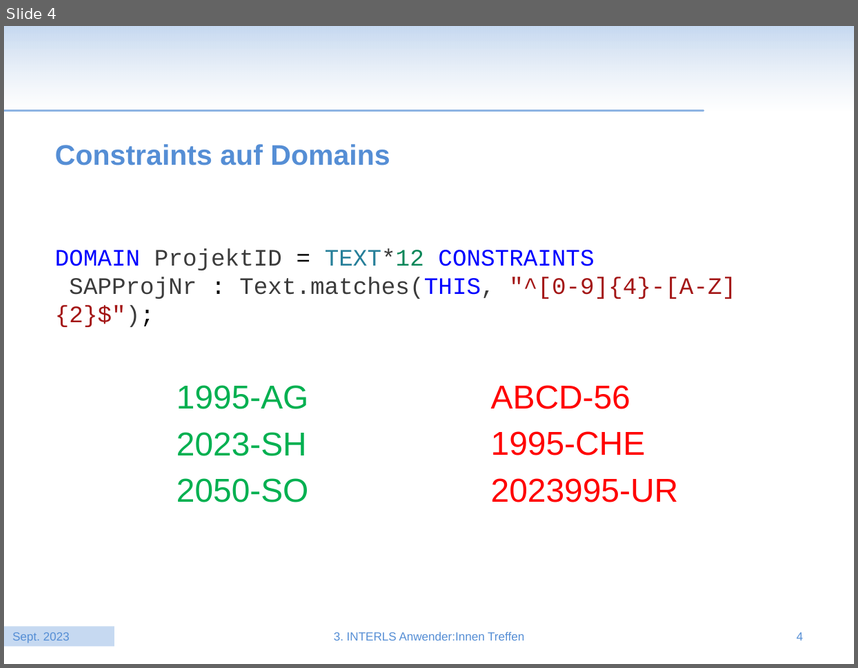
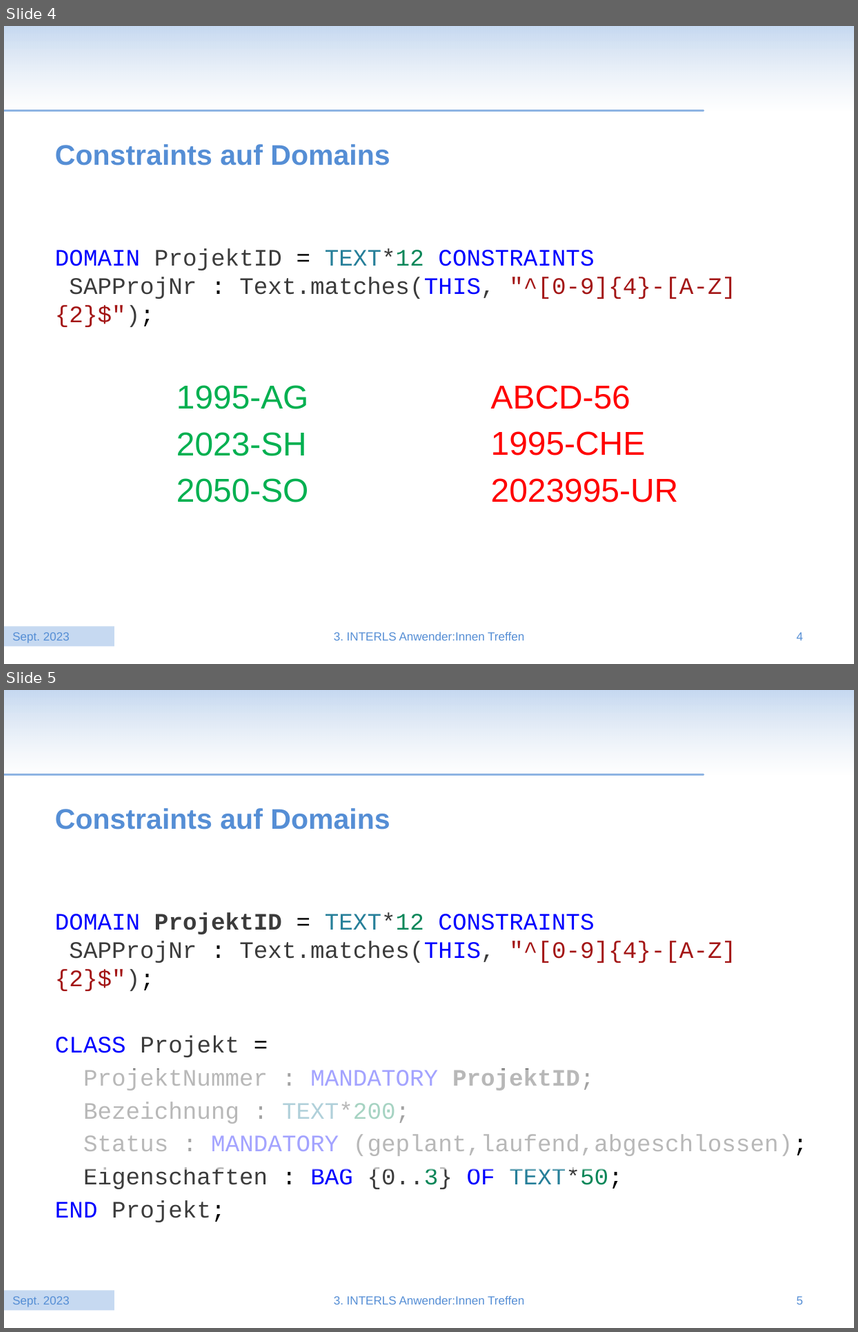
Before and after one commit to moflexch/awt3_validierung, a slide deck: vortrag/20231122_LuethiPhilipp_Neuerungen INTERLIS 2.4.pptx. Shown one above the other, each under a label of ours: slide 4 before the commit, slides 4 and 5 after it. The pictures are 858x668 and 858x1332 pixels, drawn with LibreOffice and Linux fonts; fonts in the diff are those of the drawing; background and template pictures are left out. Boxes give left, top, right and bottom in pixels: in the first picture for what was removed or moved away, otherwise in the second. Text is boxed around its words. In the diff, an @@ line names an element or a change of style, - is before the commit and + after.

Commit message:
Add Projekt model & sponsoring info.

```diff
--- a/vortrag/20231122_LuethiPhilipp_Neuerungen INTERLIS 2.4.pptx
+++ b/vortrag/20231122_LuethiPhilipp_Neuerungen INTERLIS 2.4.pptx
@@ slide 5 added at bbox=[4, 690, 854, 1328], background #FFFFFF; not listed: 2 template elements that a slide beside it also shows @@
@@ title added at bbox=[55, 808, 390, 829], 24 pt, text #558ED5, bold @@
+Constraints auf Domains
@@ text added at bbox=[55, 912, 807, 1222], 20 pt, text #3B3B3B @@
+DOMAIN ProjektID = TEXT*12 CONSTRAINTS
+SAPProjNr : Text.matches(THIS, "^[0-9]{4}-[A-Z]{2}$");
+CLASS Projekt =
+ProjektNummer : MANDATORY ProjektID;
+Bezeichnung : TEXT*200;
+Status : MANDATORY (geplant,laufend,abgeschlossen);
+Eigenschaften : BAG {0..3} OF TEXT*50;
+END Projekt;
@@ rectangle added at bbox=[61, 1069, 791, 1170], fill #FFFFFF at 64% opacity @@
@@ rectangle added at bbox=[4, 1290, 114, 1310], fill #C6D9F1, 10 pt, text #558ED5 @@
+Sept. 2023
@@ text added at bbox=[334, 1295, 524, 1304], 10 pt, text #558ED5 @@
+3. INTERLS Anwender:Innen Treffen
@@ page number added at bbox=[797, 1296, 804, 1304], 10 pt, text #558ED5 @@
+5
```
Also in this commit, not shown: 2 slides changed.
